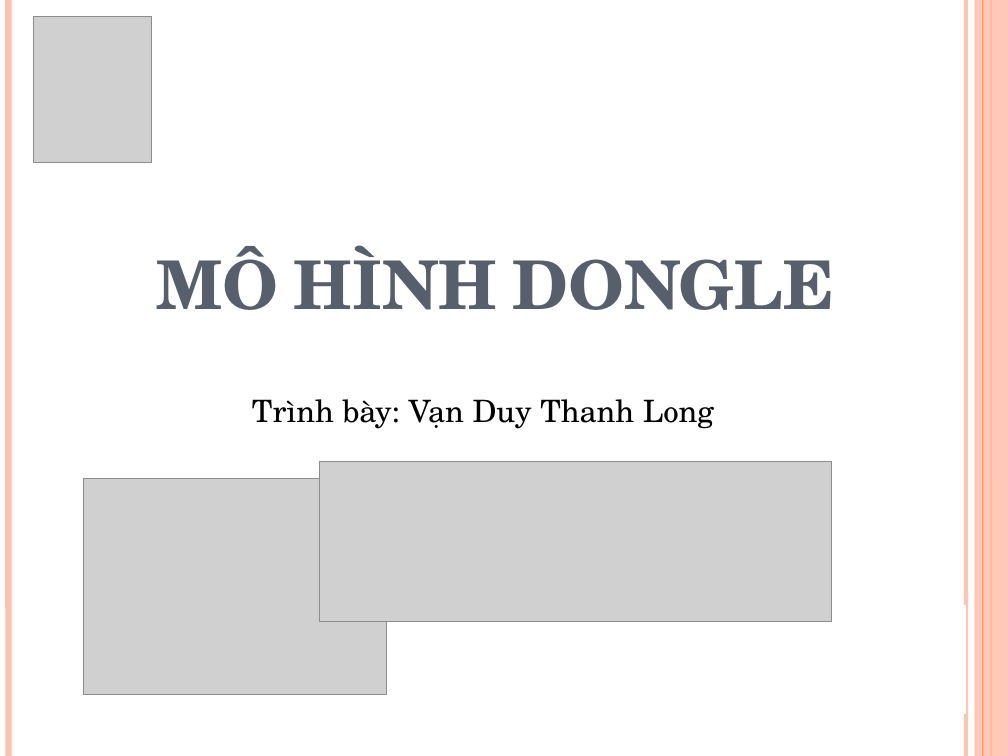
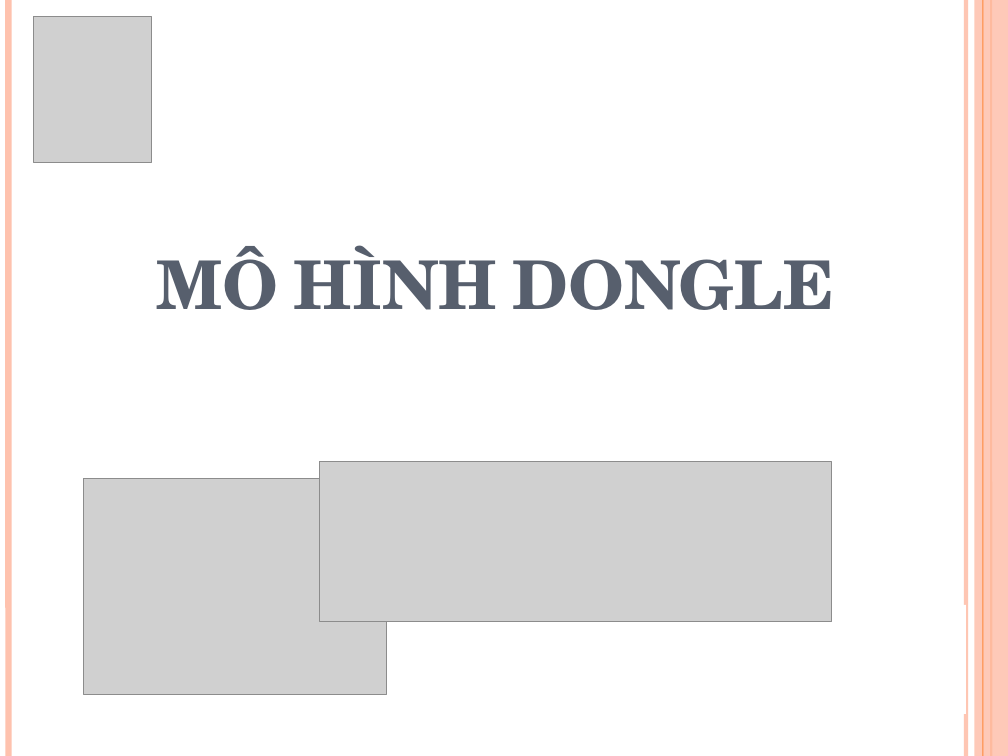
Before and after one commit to taicent/mytesgnikrow, a slide deck: slide 1 of mytesgnikrow --username hotga2801/SELAB/Dongle/Report/DongleModel.pptx. Drawn at 1008x756 pixels with LibreOffice and Linux fonts; fonts in the diff are those of the drawing; grey boxes stand for pictures. Boxes give left, top, right and bottom in pixels: in the first picture for what was removed or moved away, otherwise in the second. Text is boxed around its words. In the diff, an @@ line names an element or a change of style, - is before the commit and + after.

```diff
--- a/mytesgnikrow --username hotga2801/SELAB/Dongle/Report/DongleModel.pptx
+++ b/mytesgnikrow --username hotga2801/SELAB/Dongle/Report/DongleModel.pptx
@@ text removed at (x1=252, y1=399, x2=714, y2=429) @@
-Trình bày: Vạn Duy Thanh Long
```
